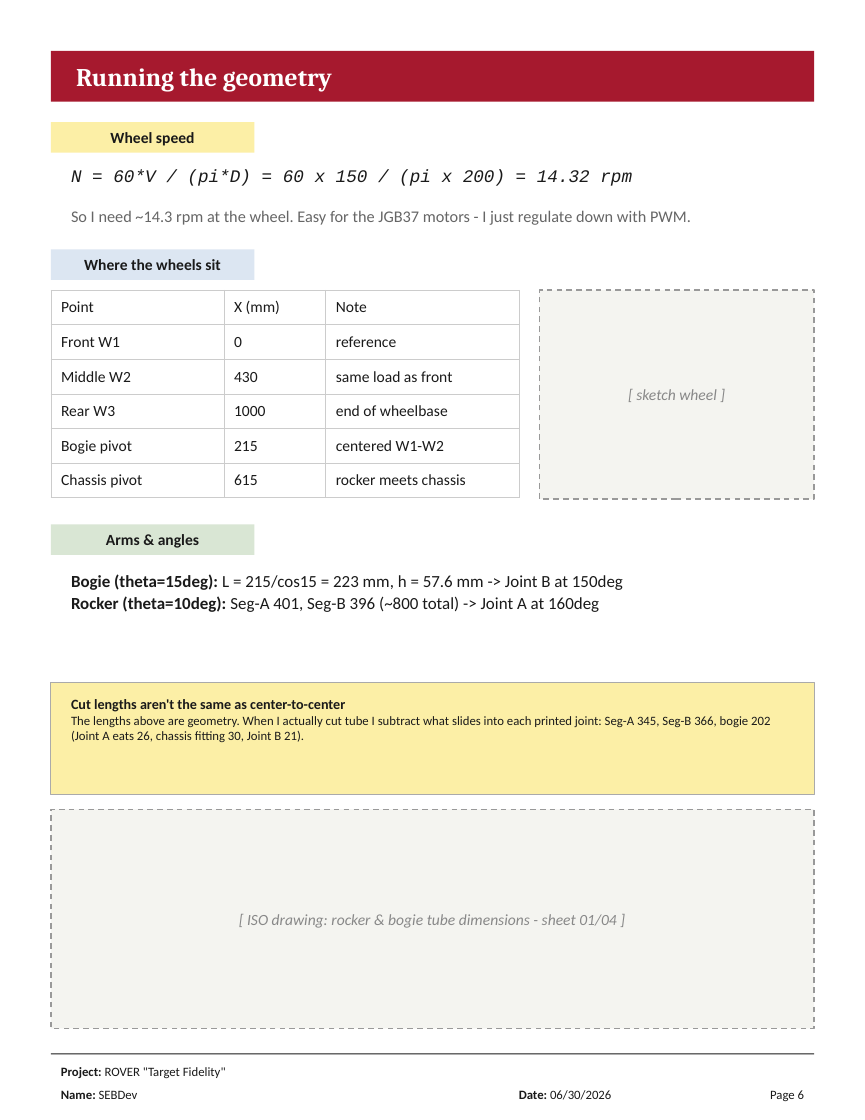
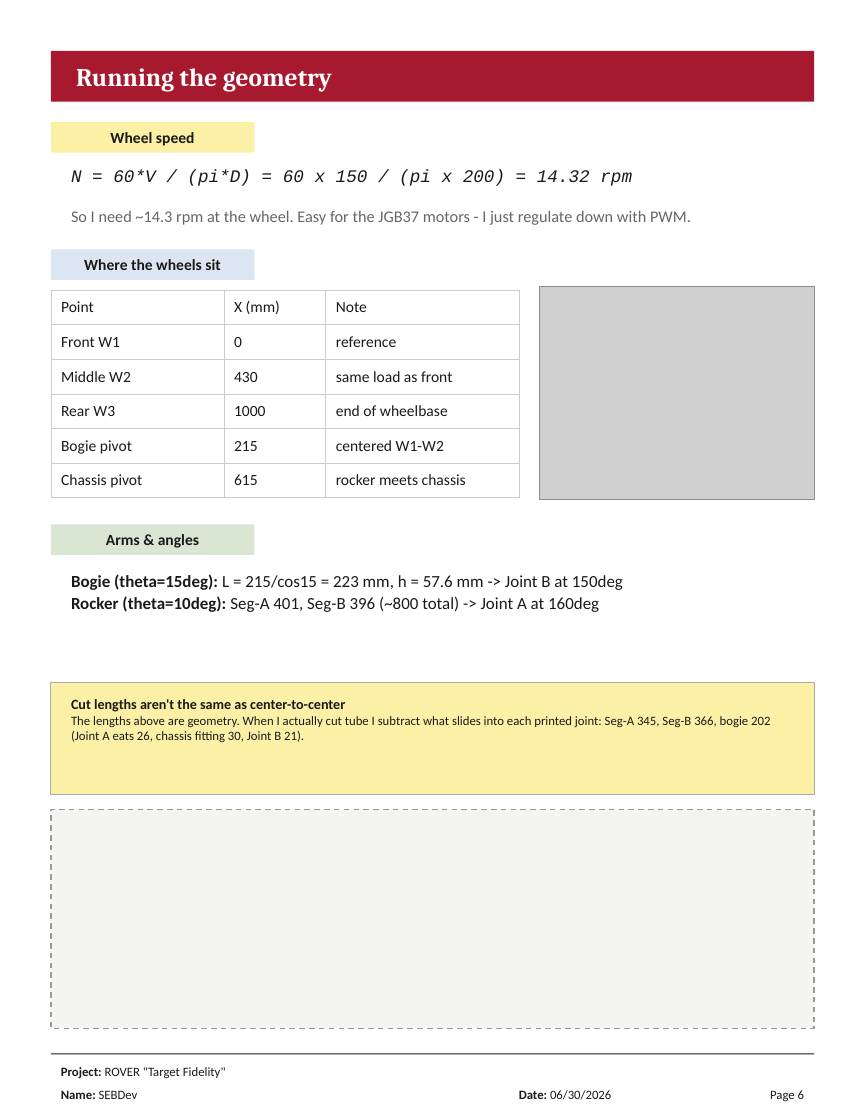
Before and after one commit to tansenseb-wq/ROVER-Target-Fidelity-, a slide deck: slide 6 of Journal/Librito_Rover x_x (CreacionSistemaMecanico) .pptx. Drawn at 865x1120 pixels with LibreOffice and Linux fonts; fonts in the diff are those of the drawing; grey boxes stand for pictures. Boxes give left, top, right and bottom in pixels: in the first picture for what was removed or moved away, otherwise in the second. Text is boxed around its words. In the diff, an @@ line names an element or a change of style, - is before the commit and + after.

```diff
--- a/Journal/Librito_Rover x_x (CreacionSistemaMecanico) .pptx
+++ b/Journal/Librito_Rover x_x (CreacionSistemaMecanico) .pptx
@@ picture added at bbox=[539, 286, 814, 500] @@
@@ text removed at bbox=[636, 389, 717, 400] @@
-[ sketch wheel ]
@@ text removed at bbox=[247, 914, 617, 928] @@
-[ ISO drawing: rocker & bogie tube dimensions - sheet 01/04 ]
```
Also in this commit, not shown: 12 other slides changed, 2 other files.
